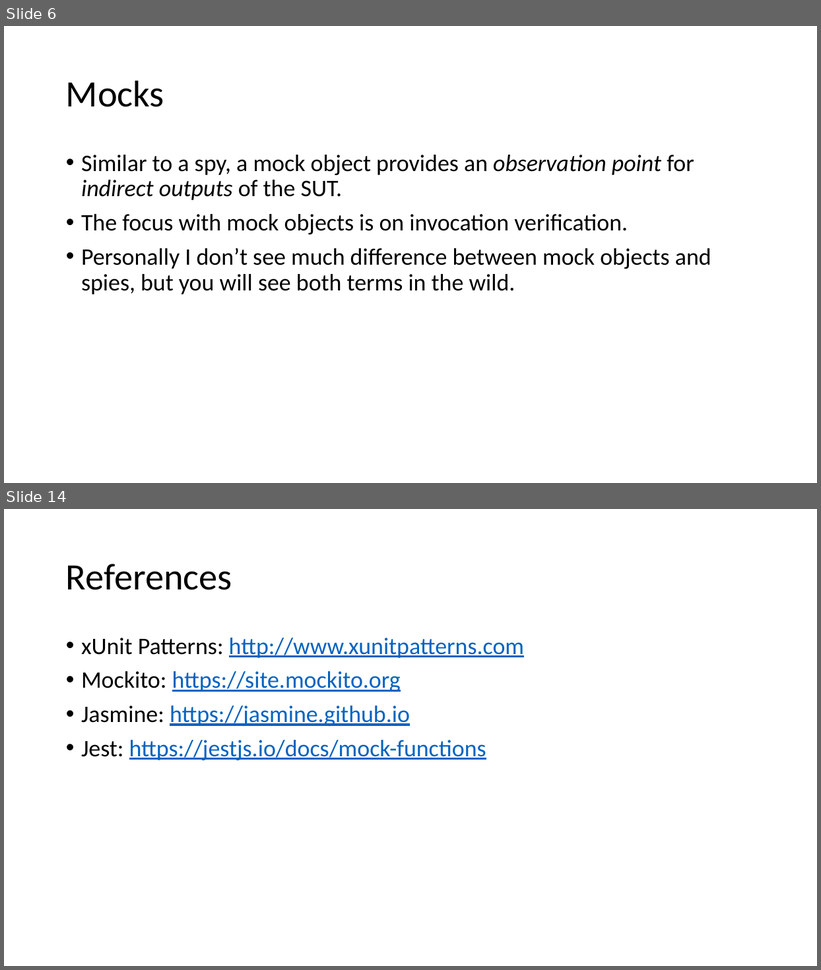
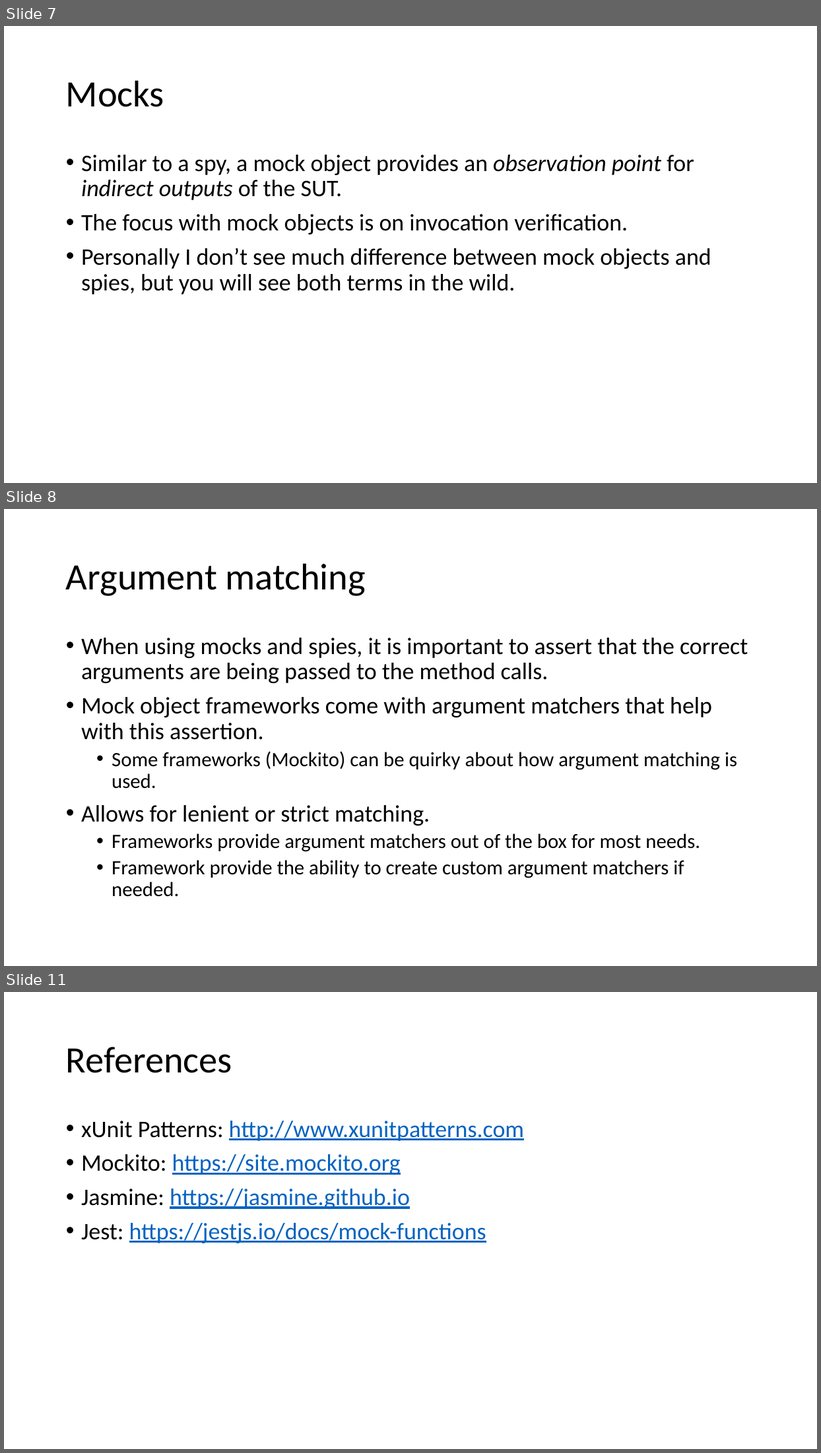
Before and after one commit to cebartling/test-driven, a slide deck: presentations/Test Doubles.pptx. Shown one above the other, each under a label of ours: slides 6 and 14 before the commit, slides 7, 8 and 11 after it; the slides between them are not shown. The pictures are 821x970 and 821x1453 pixels, drawn with LibreOffice and Linux fonts; fonts in the diff are those of the drawing. Boxes give left, top, right and bottom in pixels: in the first picture for what was removed or moved away, otherwise in the second. Text is boxed around its words. In the diff, an @@ line names an element or a change of style, - is before the commit and + after.

```diff
--- a/presentations/Test Doubles.pptx
+++ b/presentations/Test Doubles.pptx
@@ slide 8 added at bbox=[4, 509, 817, 966], background #FFFFFF @@
@@ title added at bbox=[66, 563, 366, 596], 44 pt, text #000000 @@
+Argument matching
@@ text added at bbox=[81, 638, 748, 897], 28 pt, text #000000 @@
+• When using mocks and spies, it is important to assert that the correct arguments are being passed to the method calls.
+• Mock object frameworks come with argument matchers that help with this assertion.
+  • Some frameworks (Mockito) can be quirky about how argument matching is used.
+• Allows for lenient or strict matching.
+  • Frameworks provide argument matchers out of the box for most needs.
+  • Framework provide the ability to create custom argument matchers if needed.
@@ what was slide 6 is now slide 7 @@
@@ what was slide 14 is now slide 11 @@
```
Also in this commit, not shown: 2 slides changed, 2 other slides added, 6 slides removed.
